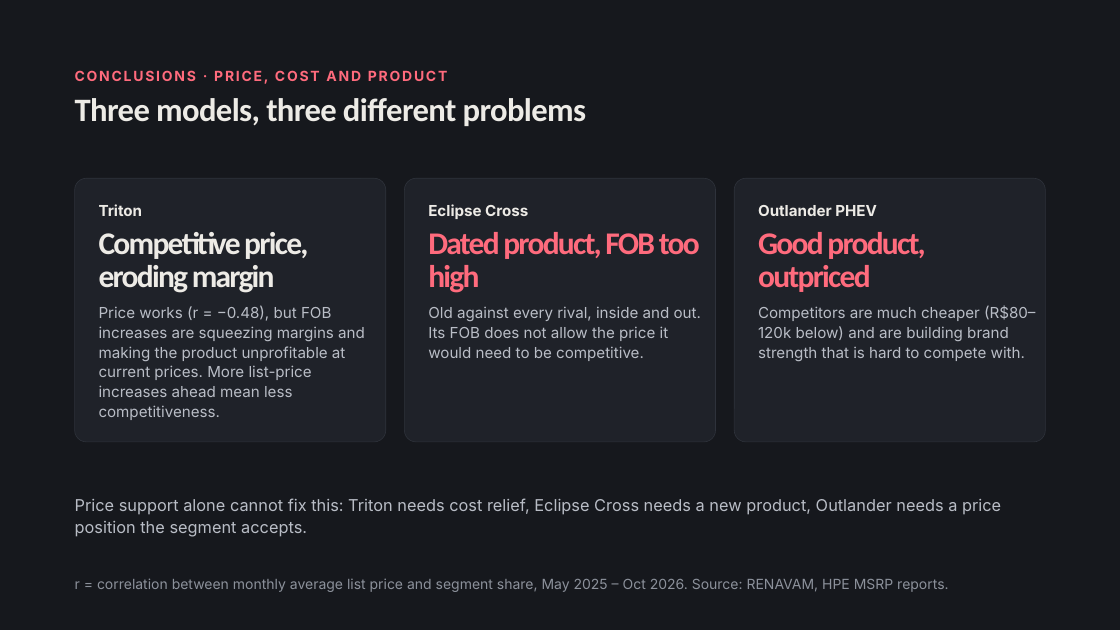
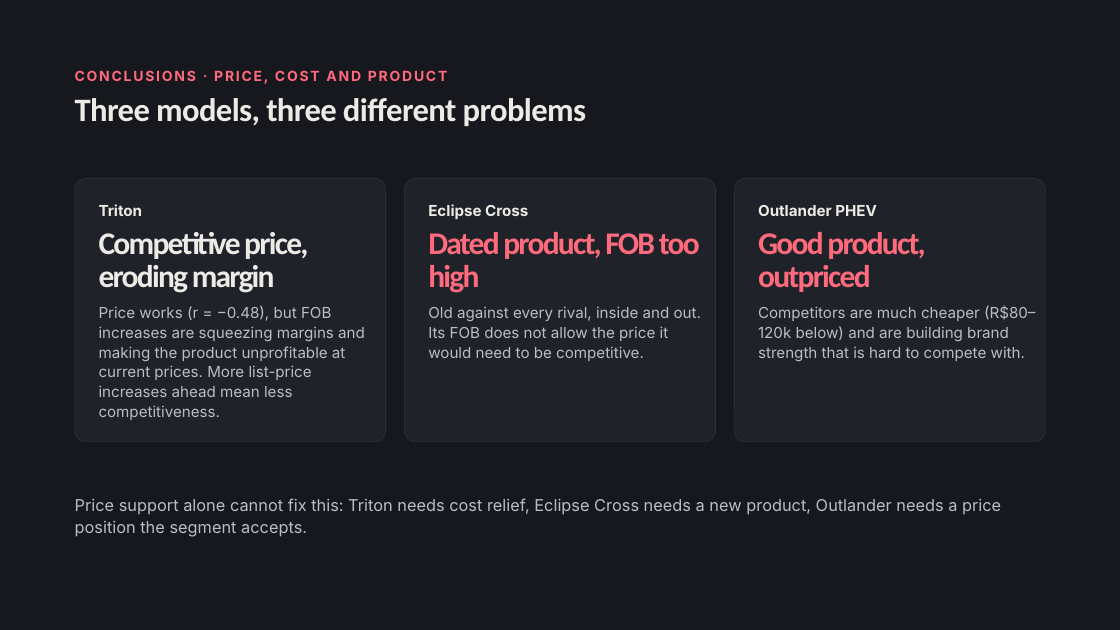
Before and after one commit to FLeone2/mercado-atlas, a slide deck: slide 35 of Mitsubishi_Brazil_Market_Network_Nov2026.pptx (slide 32 before the commit). Drawn at 1120x630 pixels with LibreOffice and Linux fonts; fonts in the diff are those of the drawing. Boxes give left, top, right and bottom in pixels: in the first picture for what was removed or moved away, otherwise in the second. Text is boxed around its words. In the diff, an @@ line names an element or a change of style, - is before the commit and + after.

```diff
--- a/Mitsubishi_Brazil_Market_Network_Nov2026.pptx
+++ b/Mitsubishi_Brazil_Market_Network_Nov2026.pptx
@@ text removed at bbox=[75, 578, 948, 592] @@
-r = correlation between monthly average list price and segment share, May 2025 – Oct 2026. Source: RENAVAM, HPE MSRP reports.
```
Also in this commit, not shown: 37 other slides changed, 3 slides added.
